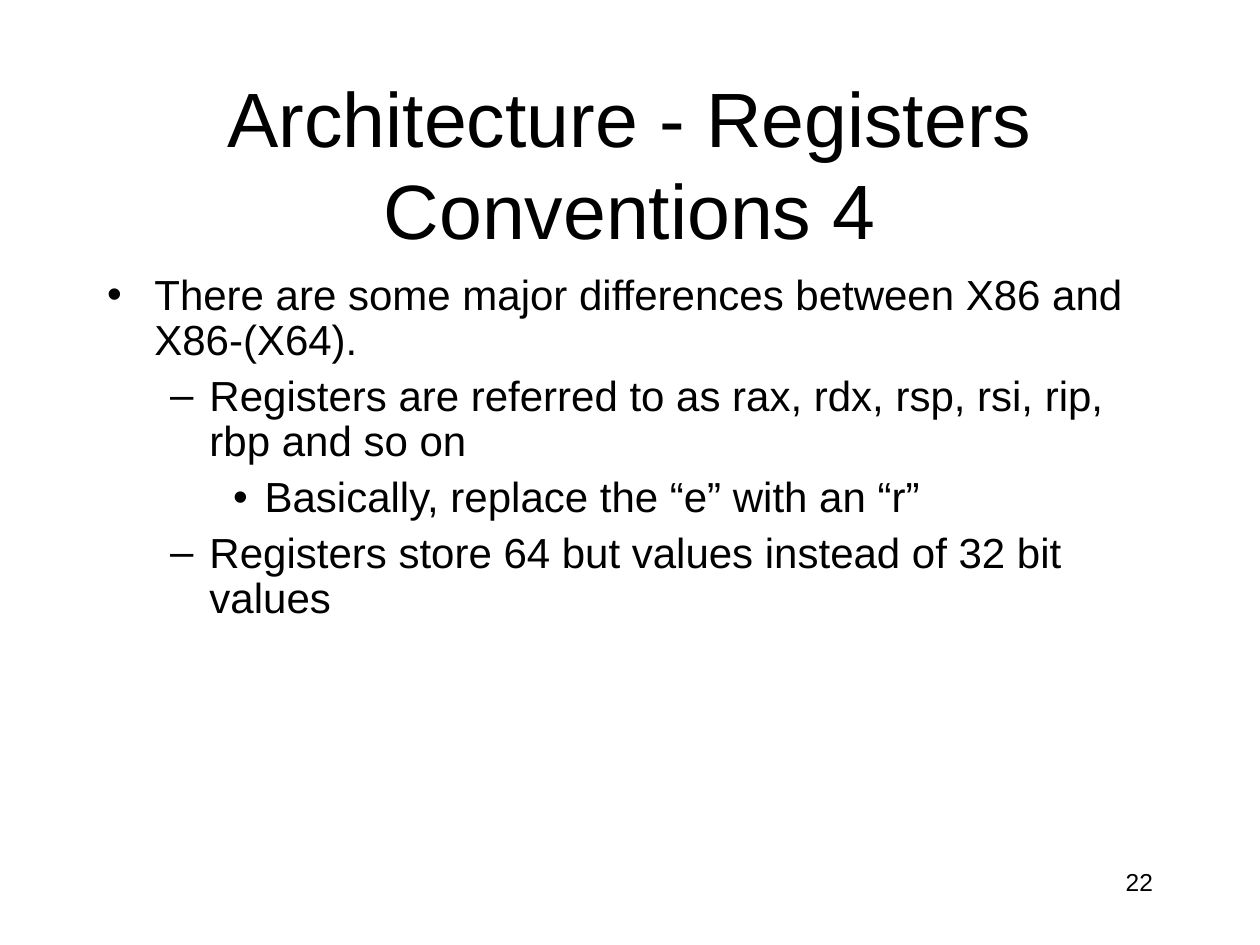
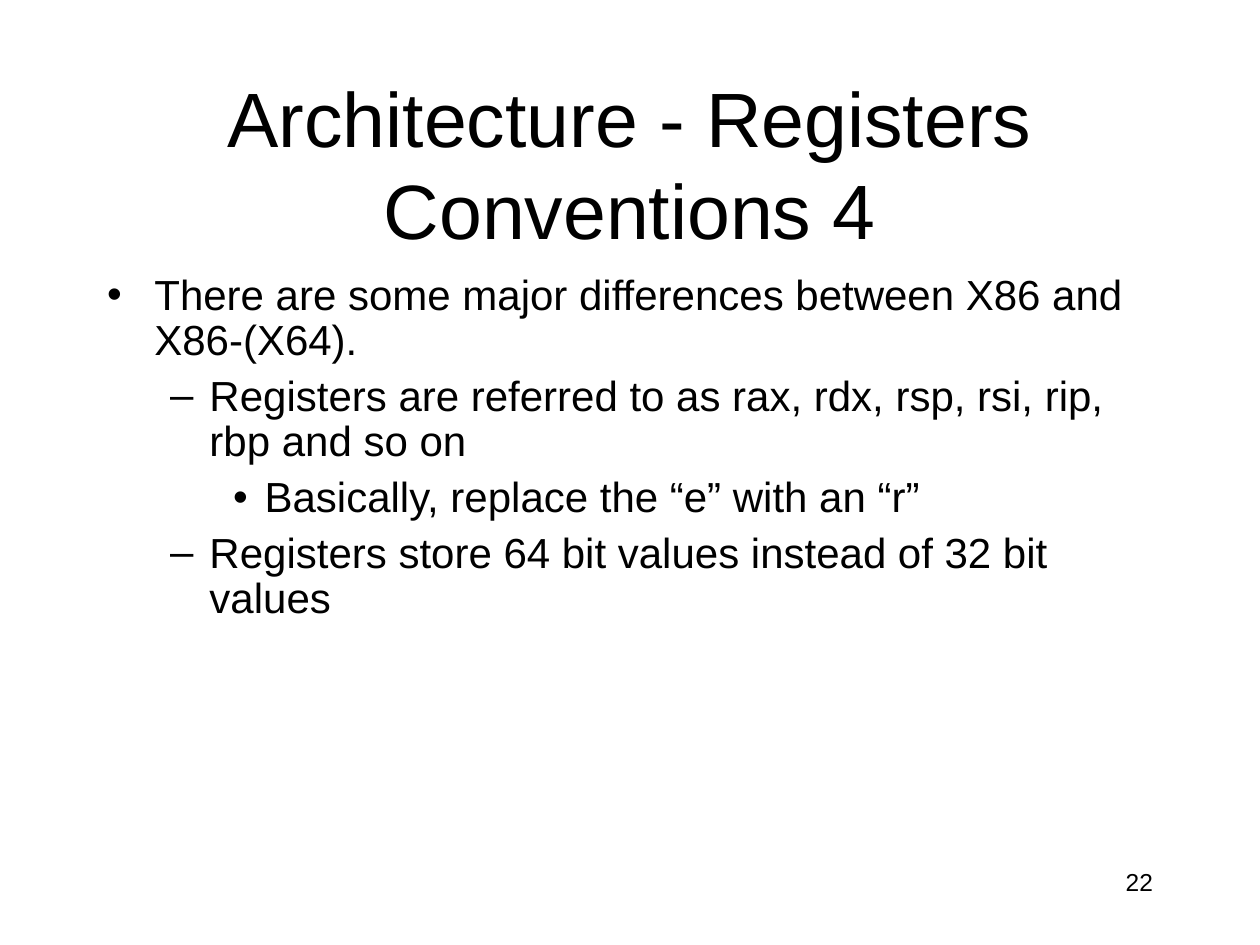
Before and after one commit to RobotMafiaCTF/RE_VR_Training, a slide deck: slide 22 of assembly/ppts/IntroductionToIntelx86-Part1.ppt. Drawn at 1260x945 pixels with LibreOffice and Linux fonts; fonts in the diff are those of the drawing. Boxes give left, top, right and bottom in pixels: in the first picture for what was removed or moved away, otherwise in the second. Text is boxed around its words. In the diff, an @@ line names an element or a change of style, - is before the commit and + after.

```diff
--- a/assembly/ppts/IntroductionToIntelx86-Part1.ppt
+++ b/assembly/ppts/IntroductionToIntelx86-Part1.ppt
@@ text at (209,537,1047,614): text changed @@
-  – Registers store 64 but values instead of 32 bit values
+  – Registers store 64 bit values instead of 32 bit values
```
Also in this commit, not shown: 1 other slide changed, 1 slide added, 1 slide removed.
